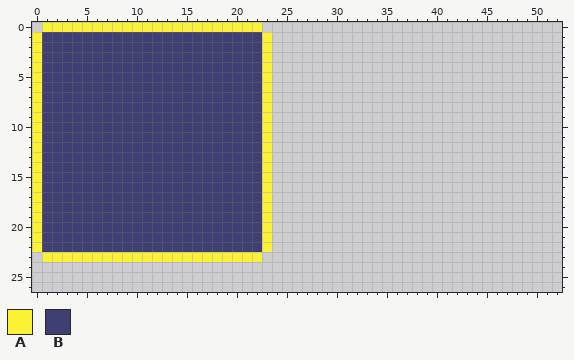
File history of a pixel-art file, external/TileSet.aseprite. Above: the version before the commit.
512x512 pixels, 1 frame. Shown: x 0..52, y 0..26.
Palette (. is transparent): A #fbf236  B #3f3f74
After the commit:
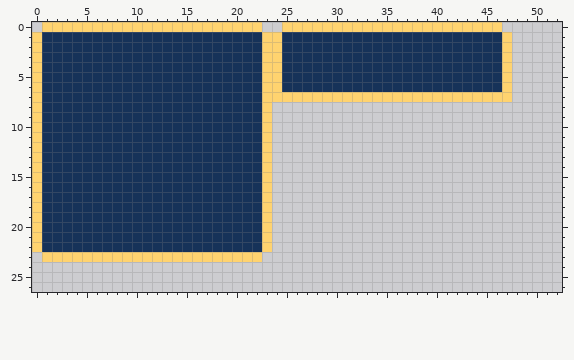
What changed:
layer "Layer 2" added
Colour A changes from #fbf236 to #ffd36f.
Colour B changes from #3f3f74 to #163259.
Layer "Layer 2":
The author put colour A in row 0 at x 25 to 46; in rows 1 to 6 at x 24 and 47; in row 7 at x 24 to 47.
The author put colour B in rows 1 to 6 at x 25 to 46.
Where, in picture pixels (left, top, right, bottom), the same in both pictures:
changed: (32, 22, 512, 262)
